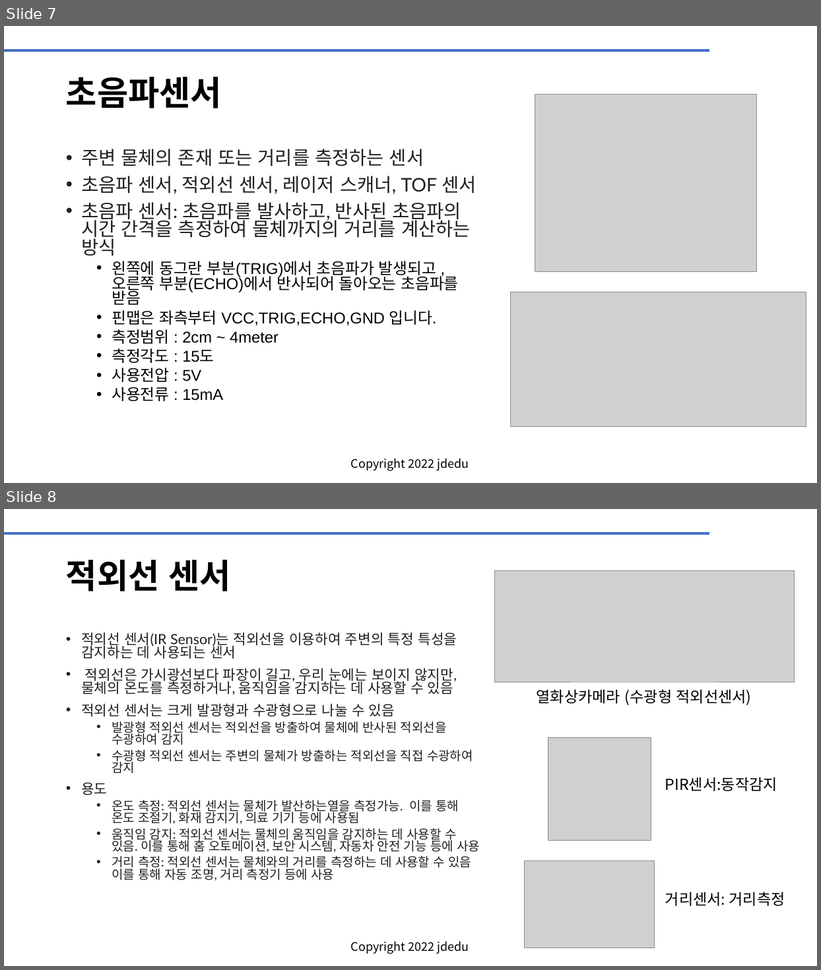
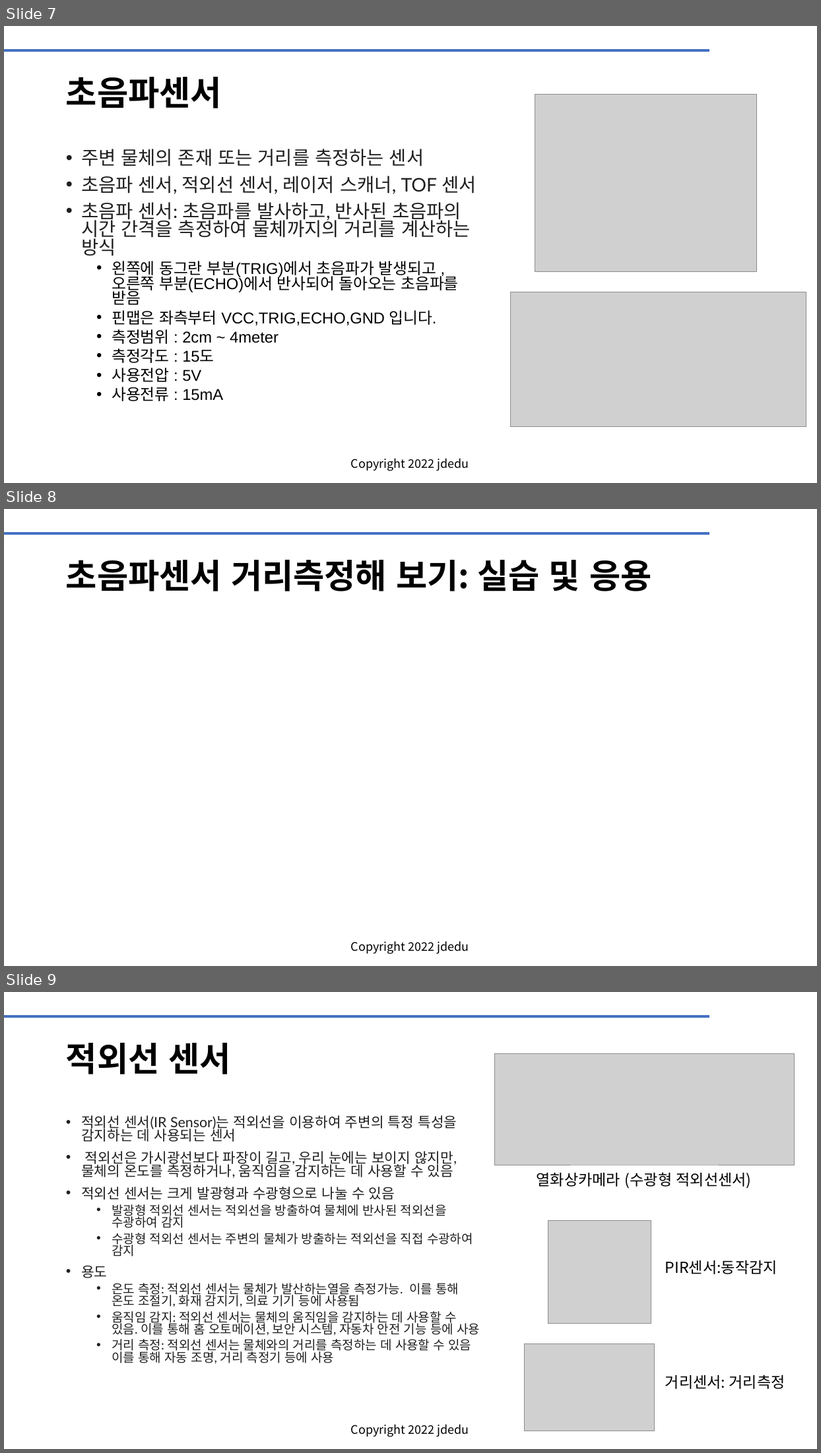
Before and after one commit to JD-edu/KG-KAIROS_robot, a slide deck: doc/KG-KAIROS 로봇센서.pptx. Shown one above the other, each under a label of ours: slides 7 and 8 before the commit, slides 7, 8 and 9 after it. The pictures are 821x970 and 821x1453 pixels, drawn with LibreOffice and Linux fonts; fonts in the diff are those of the drawing; grey boxes stand for pictures; background and template pictures are left out. Boxes give left, top, right and bottom in pixels: in the first picture for what was removed or moved away, otherwise in the second. Text is boxed around its words. In the diff, an @@ line names an element or a change of style, - is before the commit and + after.

```diff
--- a/doc/KG-KAIROS 로봇센서.pptx
+++ b/doc/KG-KAIROS 로봇센서.pptx
@@ slide 8 added at [4, 509, 817, 966], background #FFFFFF; not listed: 2 template elements that a slide beside it also shows @@
@@ title added at [66, 560, 651, 591], 40 pt, text #000000, bold @@
+초음파센서 거리측정해 보기: 실습 및 응용
@@ what was slide 8 is now slide 9 @@
```
Also in this commit, not shown: 2 slides changed, 3 other slides added, 4 other files.
